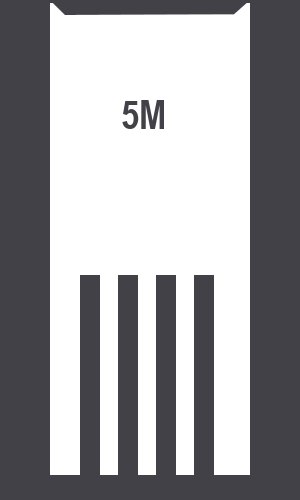
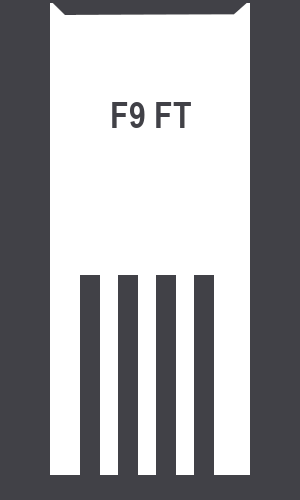
Layered file, before and after one edit (w=300, h=500). Changes by layer:
renamed "5M" to "F9 FT", painted on it over <box>112,100,191,129</box>
